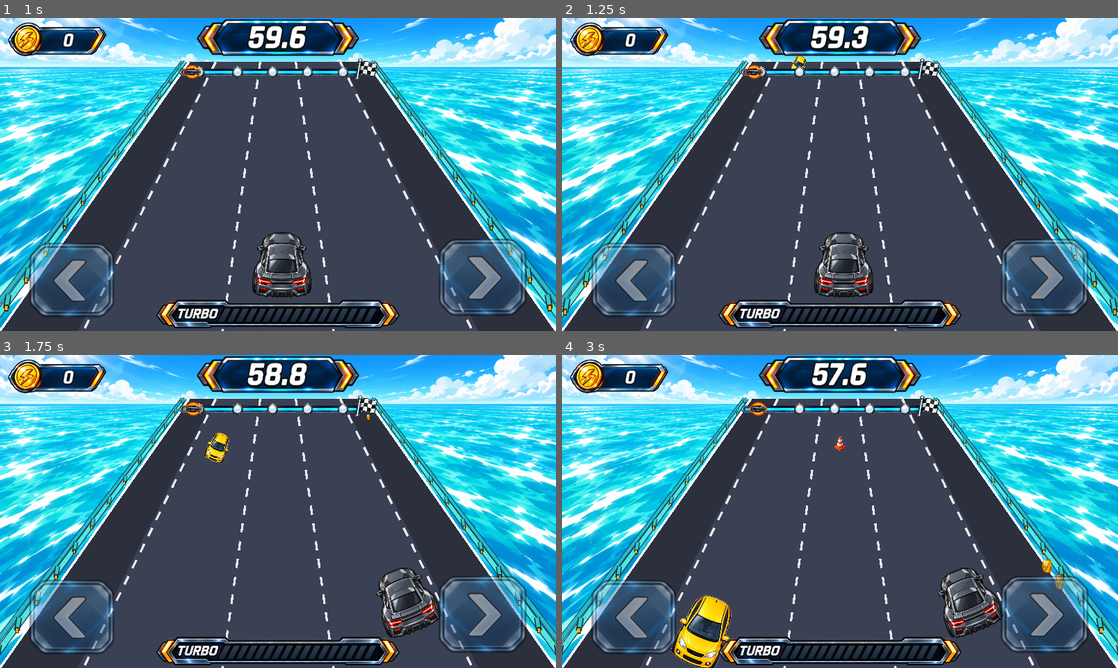
Above: before the commit, frames 1-4 (two rows, left to right).
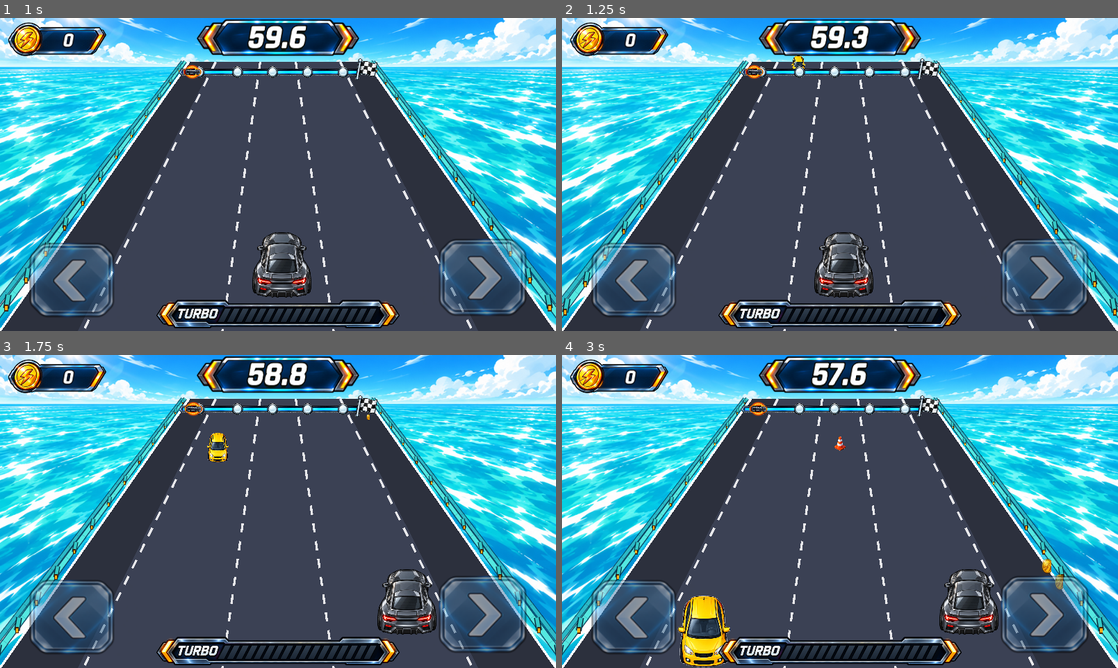
Above: after the commit, the same moments.

Repository: kjs8806/swerve
Game: Godot game, scene res://scenes/Main.tscn
Two runs of this game, one before a commit and one after it. Both use one fixed random seed, a clock stepped at 60 frames per second and the inputs below.
Inputs:
- Up to frame 1 (1 s): click "TAP TO START" at 0.5 s
- Up to frame 2 (1.25 s): no input
- Up to frame 3 (1.75 s): tap Enter at 1.25, 1.35 s; hold Right from 1.28 s (still down); tap Space at 1.52 s
- Up to frame 4 (3 s): release Right at 2.03 s; hold Left 2.03-2.78 s; tap Enter at 2.1, 2.85 s; tap Space at 2.27 s; hold Right from 2.78 s (still down)

Frame 1 is identical in both runs. In frame 2, less than 0.1% of the frame differs, in the area x 41-44%, y 12-17%; in frame 3, 1.7%; in frame 4, 2.8%, in the area x 19-80%, y 68-100%.

Commit message:
Keep road vehicles upright within lanes

Diff:
--- a/godot/scripts/Race.gd
+++ b/godot/scripts/Race.gd
@@ -275,21 +275,6 @@
 
 func lane_x(lane_index: float, p: float) -> float:
 	return center_x() + lane_fraction(lane_index) * half_width_at(p)
-
-
-func lane_rotation(lane_index: float, p: float) -> float:
-	# Align the vehicle's vertical axis with the local perspective direction
-	# of its lane. Outer-lane cars angle naturally; the center lane stays upright.
-	var sample_before: float = maxf(0.0, p - 0.02)
-	var sample_after: float = minf(1.5, p + 0.02)
-	var tangent := Vector2(
-		lane_x(lane_index, sample_after) - lane_x(lane_index, sample_before),
-		row_y(sample_after) - row_y(sample_before)
-	)
-	if tangent.length_squared() <= 0.0001:
-		return 0.0
-	return Vector2.DOWN.angle_to(tangent.normalized())
-
 
 func row_y(p: float) -> float:
 	return lerp(horizon_y(), player_row_y(), ease_p(p))
@@ -751,13 +736,12 @@
 	var px := lane_x(player_lane_visual, 1.0)
 	var py := player_row_y()
 	var p_scale := scale_at(1.0) * 1.05
-	var player_rotation: float = lane_rotation(player_lane_visual, 1.0)
 	var turbo_now := is_turbo
 	var t_now := elapsed_t
 	draw_items.append({"p": 1.001, "cb": func():
 		if turbo_now:
-			_draw_flame_trail(Vector2(px, py), p_scale, t_now, player_rotation)
-		_draw_sprite_centered(TEX_PLAYER, Vector2(px, py), p_scale * HD_VEHICLE_SCALE, player_rotation)
+			_draw_flame_trail(Vector2(px, py), p_scale, t_now)
+		_draw_sprite_centered(TEX_PLAYER, Vector2(px, py), p_scale * HD_VEHICLE_SCALE)
 	})
 
 	draw_items.sort_custom(func(a, b): return a["p"] < b["p"])
@@ -847,11 +831,9 @@
 	_draw_moving_guardrails(cx, hy, h)
 
 
-func _draw_sprite_centered(texture: Texture2D, pos: Vector2, scale: float, rotation: float = 0.0) -> void:
+func _draw_sprite_centered(texture: Texture2D, pos: Vector2, scale: float) -> void:
 	var size: Vector2 = texture.get_size() * scale
-	draw_set_transform(pos, rotation, Vector2.ONE)
-	draw_texture_rect(texture, Rect2(-size * 0.5, size), false)
-	draw_set_transform(Vector2.ZERO, 0.0, Vector2.ONE)
+	draw_texture_rect(texture, Rect2(pos - size * 0.5, size), false)
 
 
 func _draw_obstacle(obstacle: Dictionary) -> void:
@@ -861,7 +843,7 @@
 	if obstacle["kind"] == "hazard":
 		_draw_sprite_centered(HAZARD_TEXTURES[obstacle["variant"]], pos, visual_scale * HD_HAZARD_SCALE)
 	else:
-		_draw_sprite_centered(TRAFFIC_TEXTURES[obstacle["variant"]], pos, visual_scale * HD_VEHICLE_SCALE, lane_rotation(float(obstacle["lane"]), p))
+		_draw_sprite_centered(TRAFFIC_TEXTURES[obstacle["variant"]], pos, visual_scale * HD_VEHICLE_SCALE)
 
 
 func _draw_sky(w: float, hy: float) -> void:
@@ -1057,13 +1039,11 @@
 const FLAME_TEX_SCALE := 0.34
 
 
-func _draw_flame_trail(pos: Vector2, scale: float, t: float, rotation: float = 0.0) -> void:
+func _draw_flame_trail(pos: Vector2, scale: float, t: float) -> void:
 	var flicker: float = 0.82 + 0.18 * sin(t * 30.0)
 	var size: Vector2 = TEX_TURBO_EXHAUST.get_size() * (FLAME_TEX_SCALE * scale)
-	var local_origin := Vector2(0.0, 26.0 * scale)
-	draw_set_transform(pos, rotation, Vector2.ONE)
-	draw_texture_rect(TEX_TURBO_EXHAUST, Rect2(local_origin - Vector2(size.x * 0.5, 0.0), size), false, Color(1, 1, 1, flicker))
-	draw_set_transform(Vector2.ZERO, 0.0, Vector2.ONE)
+	var origin: Vector2 = pos + Vector2(0.0, 26.0 * scale)
+	draw_texture_rect(TEX_TURBO_EXHAUST, Rect2(origin - Vector2(size.x * 0.5, 0.0), size), false, Color(1, 1, 1, flicker))
 
 
 # Approved energy-ring sprite, scaled up and faded out over
